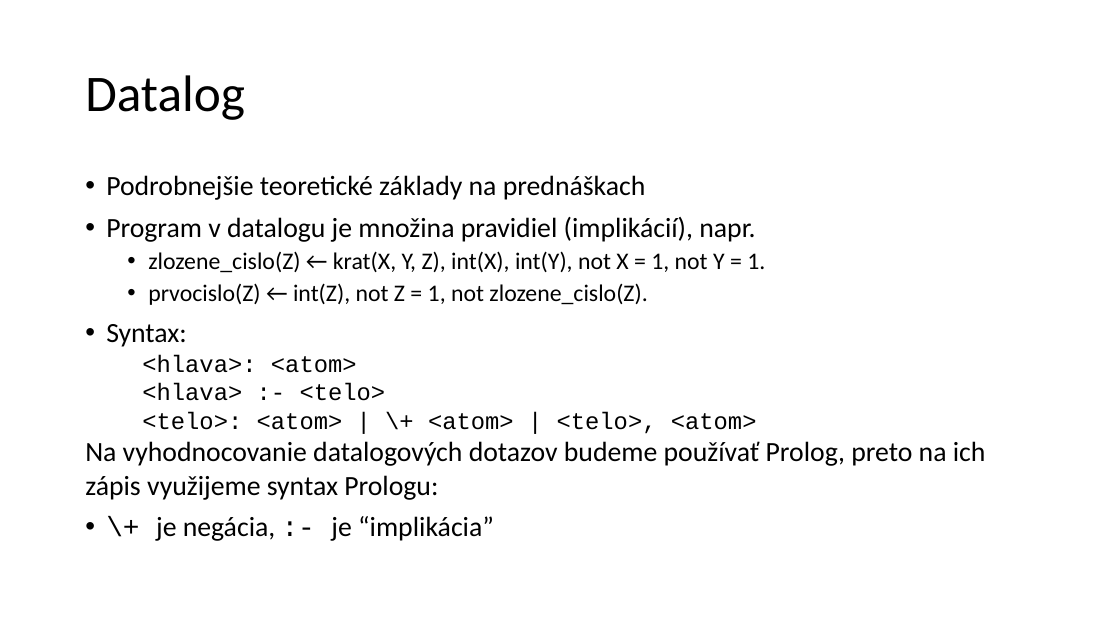
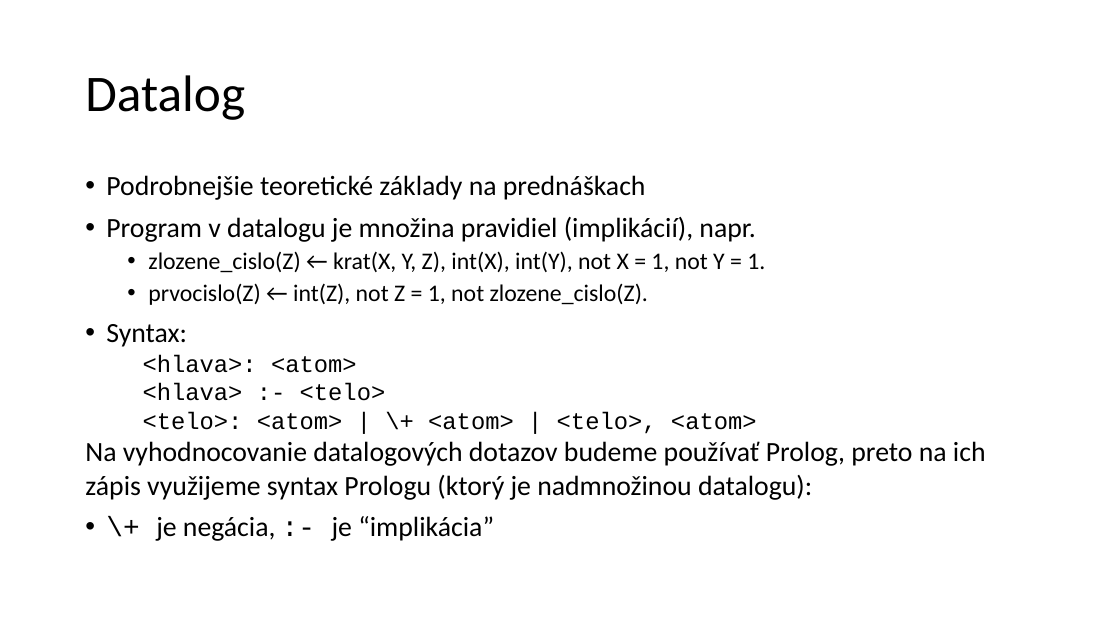
Before and after one commit to janmazak/db_praktikum, a slide deck: slide 2 of materialy/02/datalog.pptx. Drawn at 1120x630 pixels with LibreOffice and Linux fonts; fonts in the diff are those of the drawing. Boxes give left, top, right and bottom in pixels: in the first picture for what was removed or moved away, otherwise in the second. Text is boxed around its words. In the diff, an @@ line names an element or a change of style, - is before the commit and + after.

```diff
--- a/materialy/02/datalog.pptx
+++ b/materialy/02/datalog.pptx
@@ text at (85, 441, 986, 500): text changed @@
-Na vyhodnocovanie datalogových dotazov budeme používať Prolog, preto na ich zápis využijeme syntax Prologu:
+Na vyhodnocovanie datalogových dotazov budeme používať Prolog, preto na ich zápis využijeme syntax Prologu (ktorý je nadmnožinou datalogu):
```
Also in this commit, not shown: 5 other slides changed, 1 slide removed, 12 other files.
